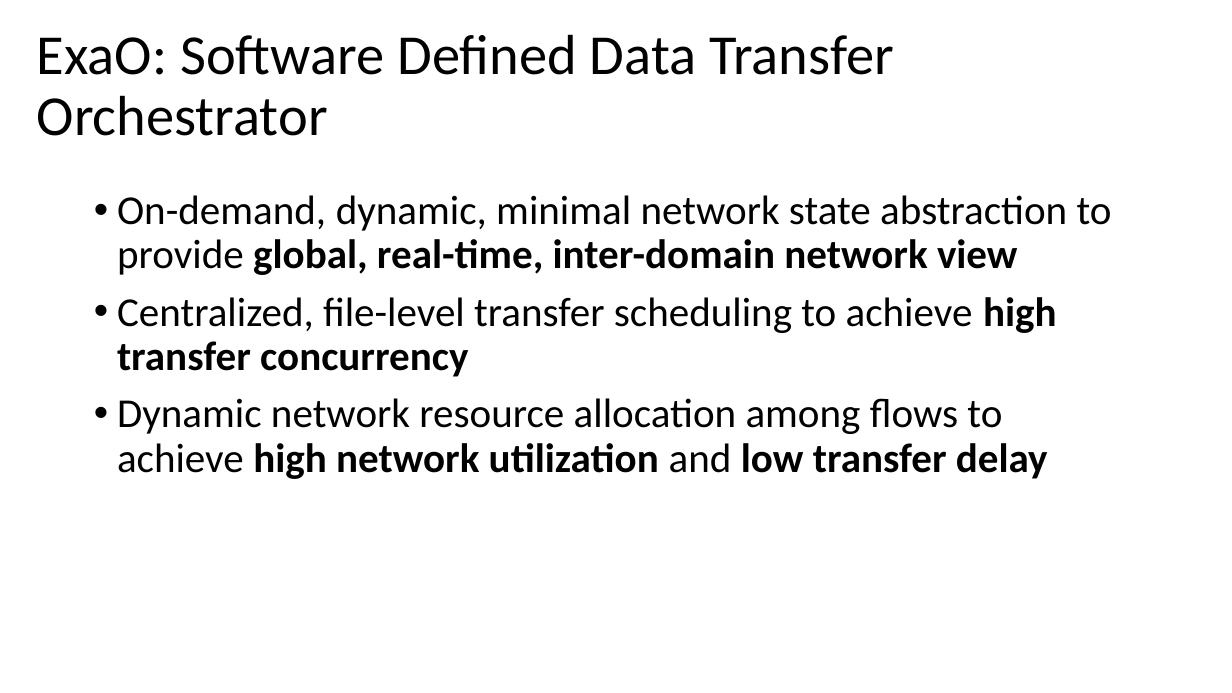
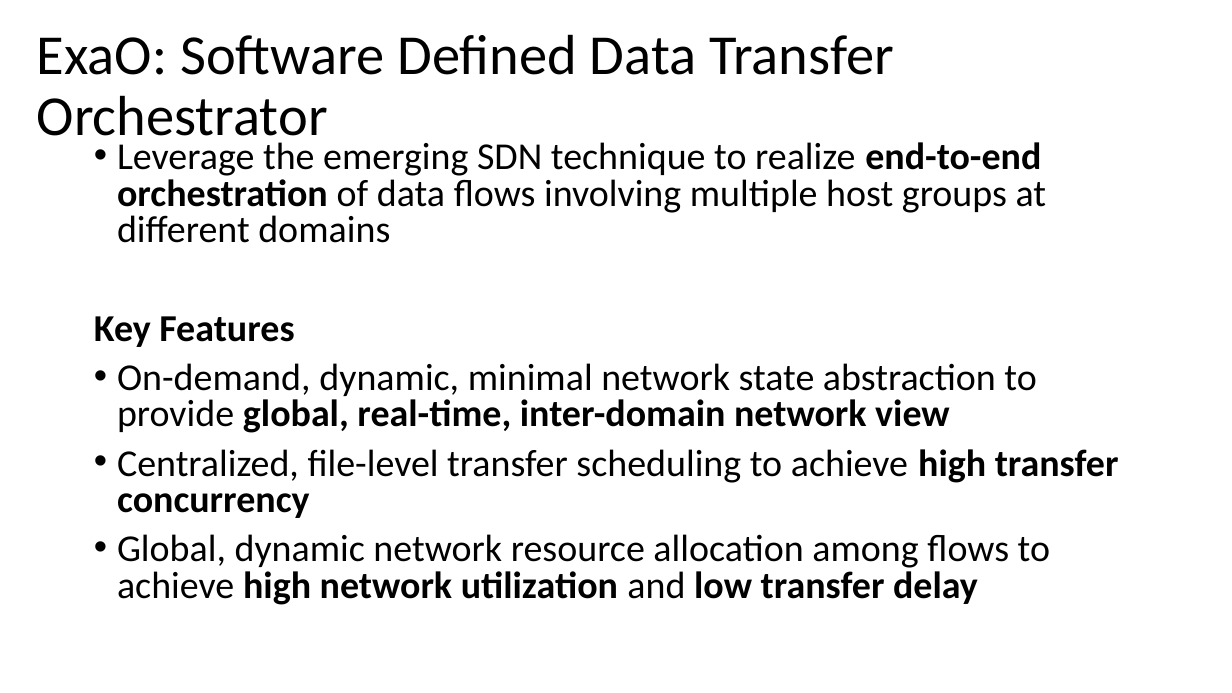
Before and after one commit to snlab/sc16, a slide deck: slide 6 of slides/cms-demo-v1.pptx (slide 4 before the commit). Drawn at 1232x693 pixels with LibreOffice and Linux fonts; fonts in the diff are those of the drawing. Boxes give left, top, right and bottom in pixels: in the first picture for what was removed or moved away, otherwise in the second. Text is boxed around its words. In the diff, an @@ line names an element or a change of style, - is before the commit and + after.

```diff
--- a/slides/cms-demo-v1.pptx
+++ b/slides/cms-demo-v1.pptx
@@ text "Leverage the emerging SDN technique ...": place and size @@
-text "Leverage the emerging SDN technique ..." at (117,195,1112,479)
+text "Leverage the emerging SDN technique ..." at (94,142,1119,605)
@@ text at (94,142,1047,347): paragraphs added @@
+• Leverage the emerging SDN technique to realize end-to-end orchestration of data flows involving multiple host groups at different domains
+Key Features
@@ text at (117,363,1119,518): size 32 to 29.6 pt in "On-demand, dynamic, minimal network state abstraction to ...", "Centralized, file-level transfer scheduling to achieve high ..."; line spacing 0.9 to 0.8 @@
@@ text at (117,534,1050,605): text changed; size 32 to 29.6 pt @@
-• Dynamic network resource allocation among flows to achieve high network utilization and low transfer delay
+• Global, dynamic network resource allocation among flows to achieve high network utilization and low transfer delay
```
Also in this commit, not shown: 6 other slides changed, 4 slides added, 2 slides removed.
